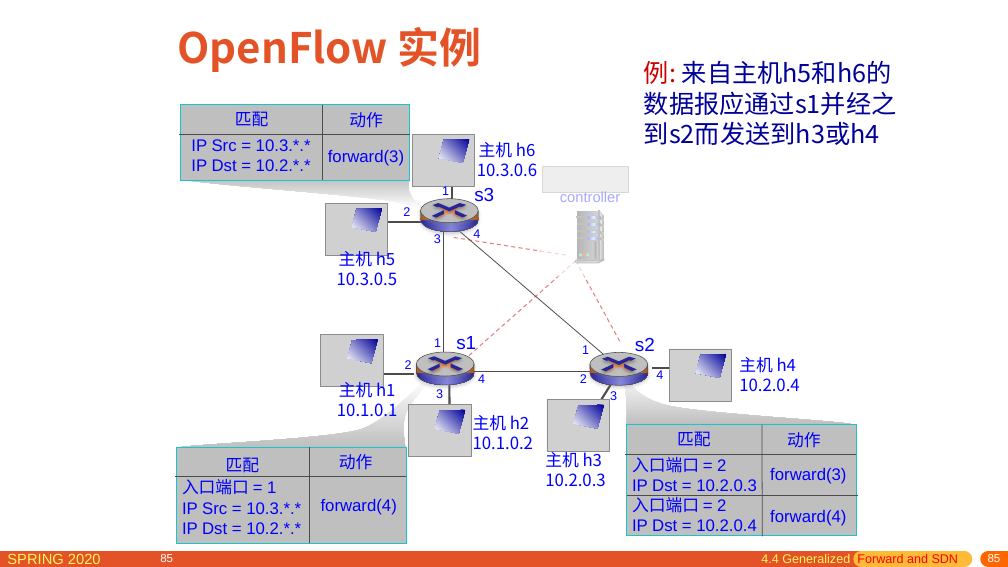
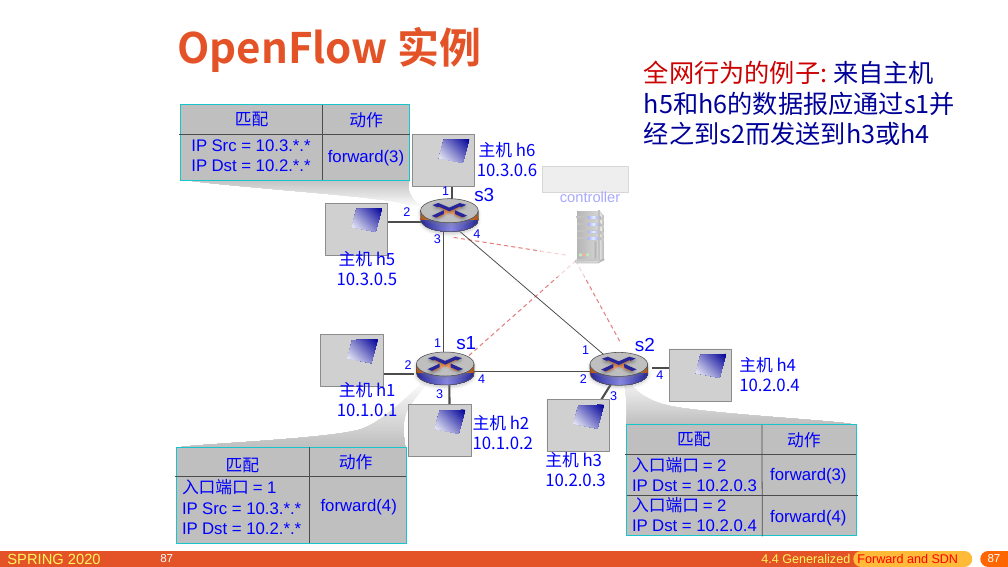
Before and after one commit to network-distributed/presentations, a slide deck: slide 87 of chapter4_cn.pptx (slide 85 before the commit). Drawn at 1008x567 pixels with LibreOffice and Linux fonts; fonts in the diff are those of the drawing; grey boxes stand for pictures. Boxes give left, top, right and bottom in pixels: in the first picture for what was removed or moved away, otherwise in the second. Text is boxed around its words. In the diff, an @@ line names an element or a change of style, - is before the commit and + after.

```diff
--- a/chapter4_cn.pptx
+++ b/chapter4_cn.pptx
@@ text at box(644, 60, 934, 84): text changed @@
-例: 来自主机h5和h6的数据报应通过s1并经之到s2而发送到h3或h4
+全网行为的例子: 来自主机h5和h6的数据报应通过s1并经之到s2而发送到h3或h4
@@ page number at box(160, 554, 173, 562): text changed @@
-85
+87
@@ page number at box(988, 554, 1001, 562): text changed @@
-85
+87
```
Also in this commit, not shown: 27 other slides changed, 9 slides added, 4 other files.
